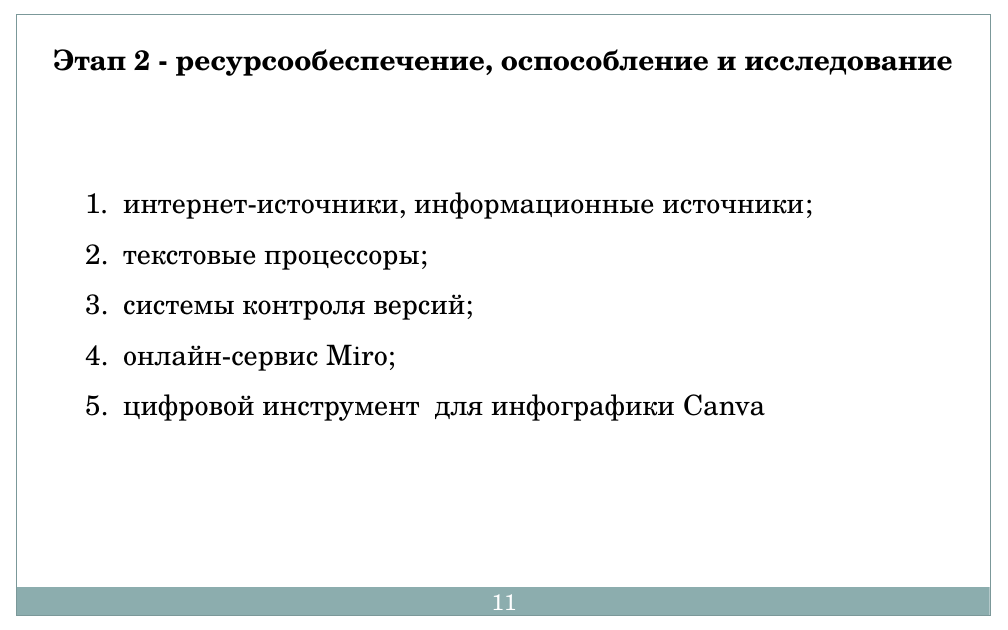
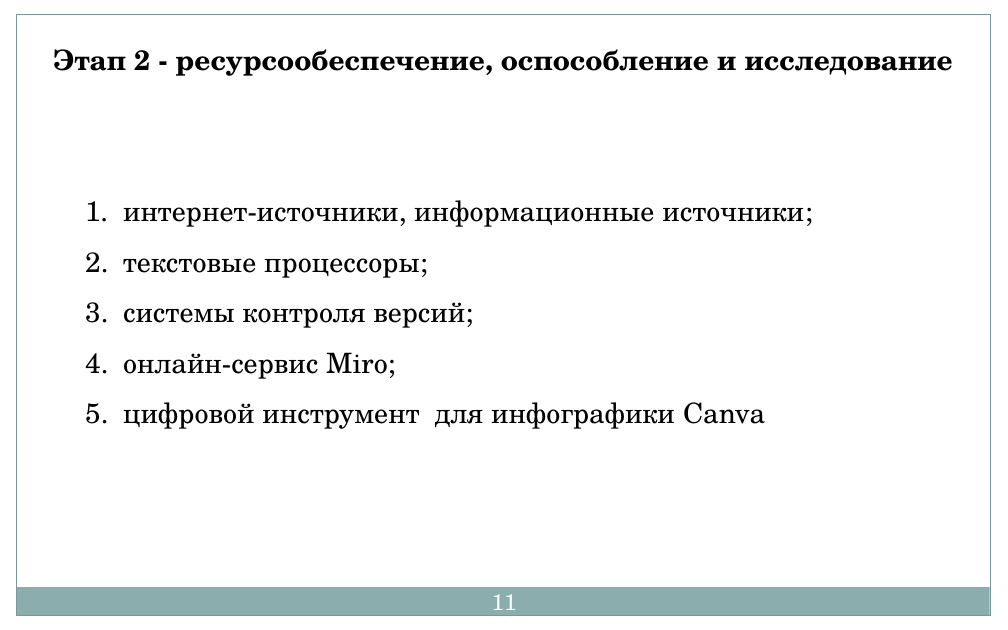
Before and after one commit to natashandrigoz/RMO_Informatika, a slide deck: slide 11 of доклад.pptx. Drawn at 1008x630 pixels with LibreOffice and Linux fonts; fonts in the diff are those of the drawing. Boxes give left, top, right and bottom in pixels: in the first picture for what was removed or moved away, otherwise in the second. Text is boxed around its words. In the diff, an @@ line names an element or a change of style, - is before the commit and + after.

```diff
--- a/доклад.pptx
+++ b/доклад.pptx
@@ text "интернет-источники, информационные источники;": place and size @@
-text "интернет-источники, информационные источники;" at (123, 192, 804, 421)
+text "интернет-источники, информационные источники;" at (123, 200, 804, 429)
```
Also in this commit, not shown: 4 other slides changed, 3 slides added, 2 slides removed, 1 other file.
